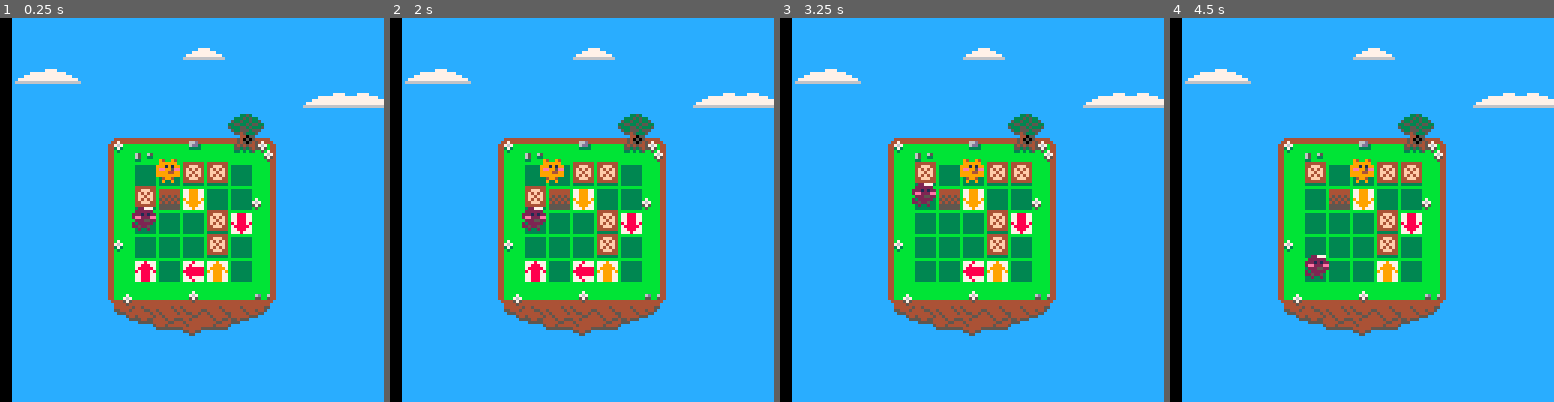
Above: before the commit, frames 1-4 (left to right).
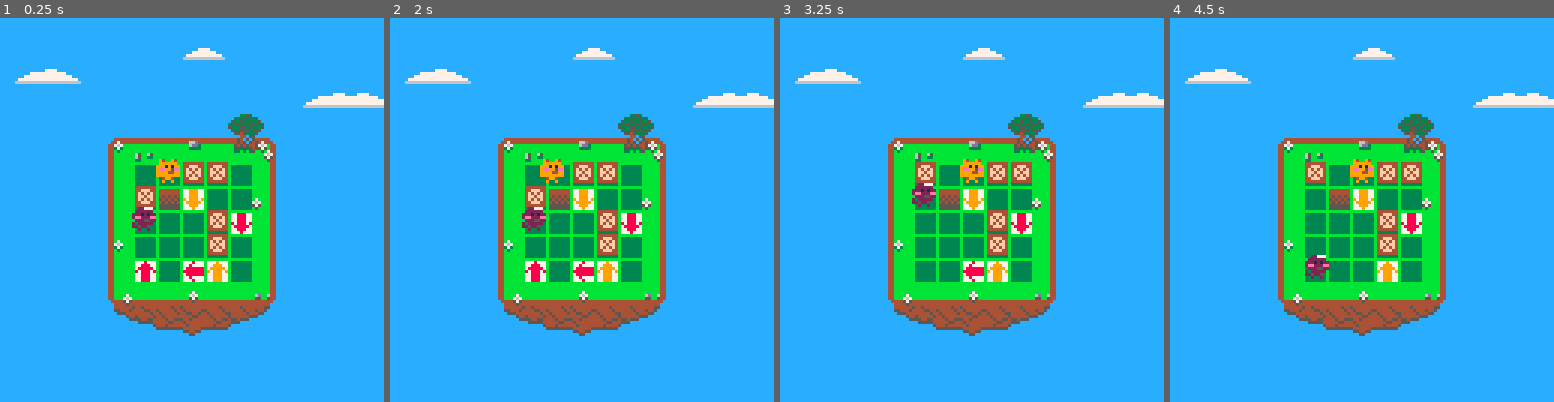
Above: after the commit, the same moments.

Repository: accidentalrebel/pico8-pop-puff
Game: PICO-8 cartridge pop-puff.p8
Two runs of this game, one before a commit and one after it. Both use one fixed random seed, a clock stepped at 60 frames per second and the inputs below.
Inputs:
- Up to frame 1 (0.25 s): no input
- Up to frame 2 (2 s): hold Left from 1.97 s (still down)
- Up to frame 3 (3.25 s): release Left at 2.37 s; hold Down 2.42-2.82 s; hold Right from 2.87 s (still down)
- Up to frame 4 (4.5 s): release Right at 3.53 s; hold Up 3.58-4.08 s; hold Right from 4.13 s (still down)

The runs differ from the first frame. In frame 1, 3.1% of the frame differs, in the area x 0-66%, y 0-100%; in frame 2, 3.1%; in frame 3, 3.1%; in frame 4, 3.1%.

Commit message:
Written on the empty space at the left.

Diff:
--- a/pop-puff.p8
+++ b/pop-puff.p8
@@ -1,7 +1,6 @@
 pico-8 cartridge // http://www.pico-8.com
 version 18
 __lua__
-rectfill(0,0,127,127,5)
 
 -- globals
 tiles = {}
@@ -449,6 +448,7 @@
 
 function _draw()
    cls()
+   rectfill(-4,0,127,127,12)
    map(0,0,4,0,16,16)
    foreach(tiles,draw_actor)
    foreach(players,draw_actor)
